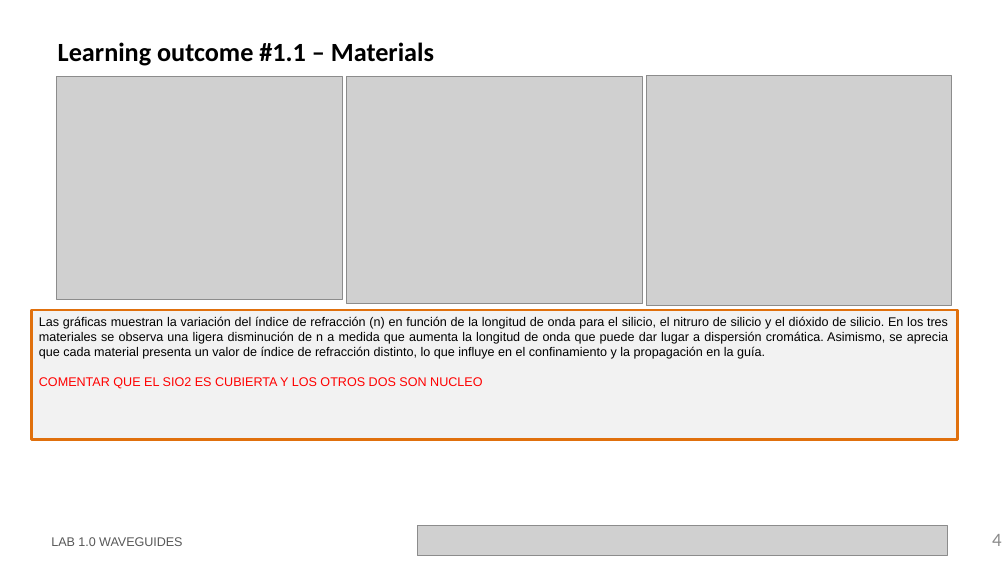
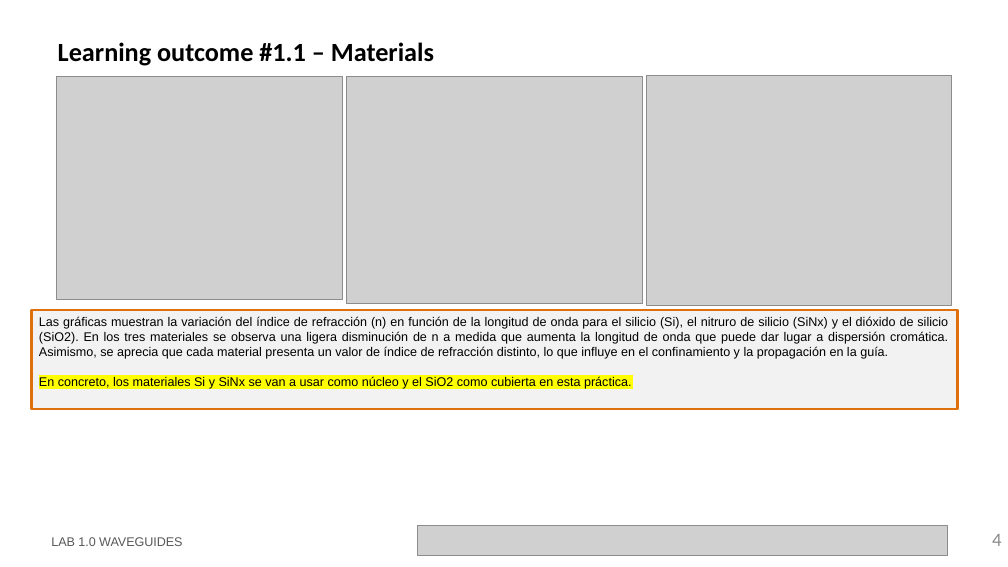
Before and after one commit to jllanoh/cifoin-lab1, a slide deck: slide 4 of LabBook_10.pptx. Drawn at 1008x567 pixels with LibreOffice and Linux fonts; fonts in the diff are those of the drawing; grey boxes stand for pictures; background and template pictures are left out. Boxes give left, top, right and bottom in pixels: in the first picture for what was removed or moved away, otherwise in the second. Text is boxed around its words. In the diff, an @@ line names an element or a change of style, - is before the commit and + after.

```diff
--- a/LabBook_10.pptx
+++ b/LabBook_10.pptx
@@ rectangle "Las gráficas muestran la variación ...": place and size @@
-rectangle "Las gráficas muestran la variación ..." at (32, 310, 958, 440)
+rectangle "Las gráficas muestran la variación ..." at (32, 310, 958, 409)
@@ text in rectangle at (39, 316, 948, 389): text changed @@
-Las gráficas muestran la variación del índice de refracción (n) en función de la longitud de onda para el silicio, el nitruro de silicio y el dióxido de silicio. En los tres materiales se observa una ligera disminución de n a medida que aumenta la longitud de onda que puede dar lugar a dispersión cromática. Asimismo, se aprecia que cada material presenta un valor de índice de refracción distinto, lo que influye en el confinamiento y la propagación en la guía.
-COMENTAR QUE EL SIO2 ES CUBIERTA Y LOS OTROS DOS SON NUCLEO
+Las gráficas muestran la variación del índice de refracción (n) en función de la longitud de onda para el silicio (Si), el nitruro de silicio (SiNx) y el dióxido de silicio (SiO2). En los tres materiales se observa una ligera disminución de n a medida que aumenta la longitud de onda que puede dar lugar a dispersión cromática. Asimismo, se aprecia que cada material presenta un valor de índice de refracción distinto, lo que influye en el confinamiento y la propagación en la guía.
+En concreto, los materiales Si y SiNx se van a usar como núcleo y el SiO2 como cubierta en esta práctica.
```
Also in this commit, not shown: 4 other slides changed.
